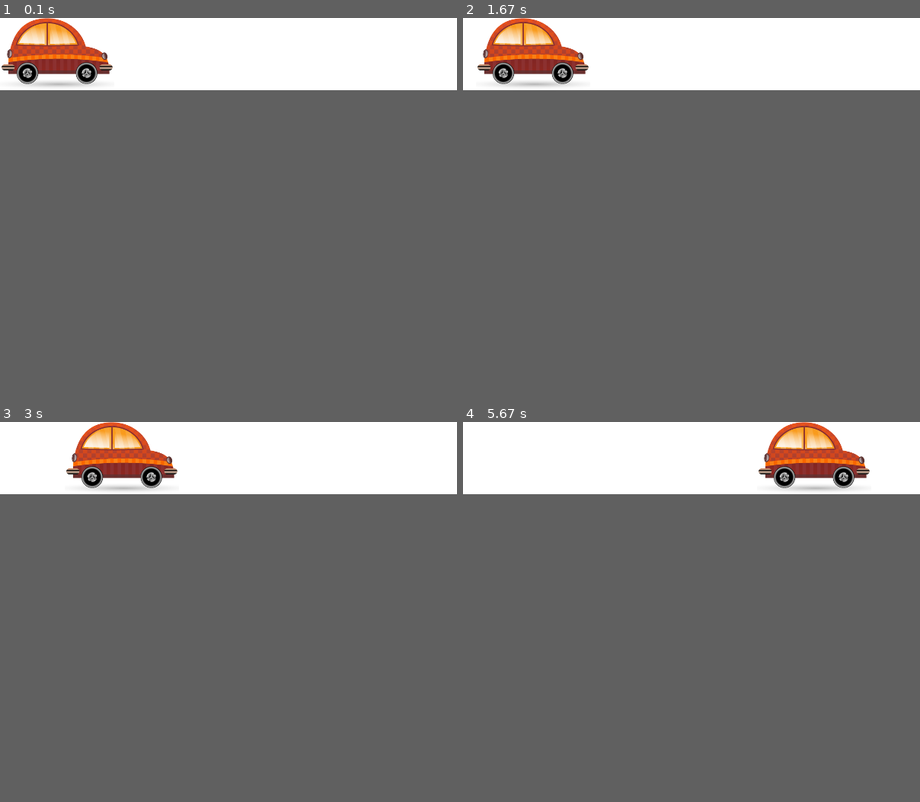
Above: before the commit, frames 1-4 (two rows, left to right).
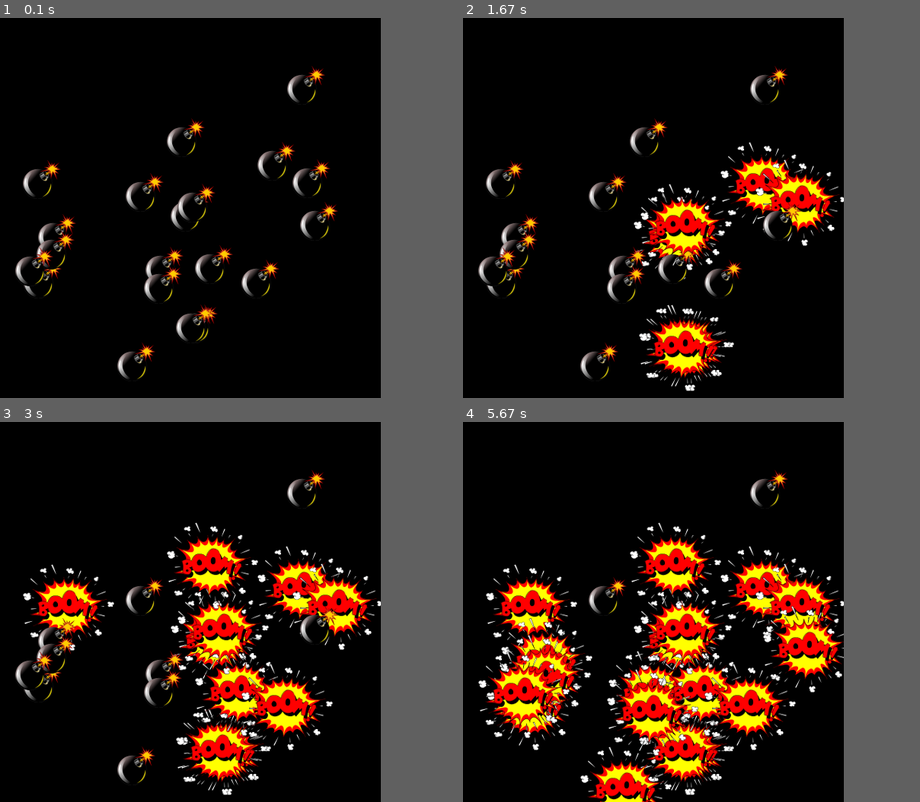
Above: after the commit, the same moments.

Repository: kate220608/py_game_test
Game: pygame game, started from game.py
The game is run twice, just before and just after one commit, with the same random seed, the same clock (stepped at 60 frames per second) and the same inputs.
Inputs (mouse positions are in pixels of both pictures, inside the frame that each line leads up to):
- Up to frame 1 (0.1 s): no input
- Up to frame 2 (1.67 s): click (654, 208) at 0.38 s; click (737, 162) at 0.72 s; click (664, 322) at 1.05 s; click (773, 177) at 1.38 s
- Up to frame 3 (3 s): click (54, 600) at 1.72 s; click (196, 653) at 2.05 s; click (178, 547) at 2.38 s; click (260, 684) at 2.72 s
- Up to frame 4 (5.67 s): click (600, 764) at 3.05 s; click (526, 650) at 3.38 s; click (627, 669) at 3.72 s; click (504, 684) at 4.05 s; click (782, 623) at 4.88 s
In our replay, the window is 600x95 before the commit and 500x500 after it. These sizes can differ from the game's own. Grey fills any space a smaller window leaves; there, only what the larger window draws over its background counts as a difference.

The runs differ from the first frame. In frame 1, 20% of the frame differs, in the area x 0-84%, y 0-95%; in frame 2, 25%; in frame 3, 30%; in frame 4, 37%, in the area x 0-89%, y 0-100%.

Commit message:
FIRST COMMIT

Diff:
--- a/game.py
+++ b/game.py
@@ -1,10 +1,11 @@
 import pygame
 import os
 import sys
+import random
 
 
 pygame.init()
-size = width, height = 600, 95
+size = width, height = 500, 500
 screen = pygame.display.set_mode(size)
 v = 1
 fps = 30
@@ -28,34 +29,28 @@
     return image
 
 
-class Car(pygame.sprite.Sprite):
-    image = load_image("car2.png")
+class Bomb(pygame.sprite.Sprite):
+    image = load_image("bomb.png")
+    image_boom = load_image("boom.png")
 
-    def __init__(self, *group):
-        super().__init__(*group)
-        self.image = Car.image
+    def __init__(self, group):
+        # НЕОБХОДИМО вызвать конструктор родительского класса Sprite.
+        # Это очень важно !!!
+        super().__init__(group)
+        self.image = Bomb.image
         self.rect = self.image.get_rect()
-        self.rect.x = 0
-        self.rect.y = 0
-        self.x = 0
-        self.right_moving = True
+        self.rect.x = random.randrange(width - 50)
+        self.rect.y = random.randrange(height - 51)
 
-    def update(self):
-        if self.right_moving:
-            self.rect = self.rect.move(self.x, 0)
-            self.x += v / fps
-        else:
-            self.rect = self.rect.move(-self.x, 0)
-            self.x -= v / fps
-        clock.tick(fps)
-        if self.rect.x + 150 >= 600:
-            self.right_moving = False
-        if self.rect.x <= 0:
-            self.right_moving = True
+    def update(self, *args):
+        if args and args[0].type == pygame.MOUSEBUTTONDOWN and \
+                self.rect.collidepoint(args[0].pos):
+            self.image = self.image_boom
 
 
 all_sprites = pygame.sprite.Group()
-Car(all_sprites)
+for _ in range(20):
+    Bomb(all_sprites)
 
 if __name__ == '__main__':
     running = True
@@ -63,8 +58,8 @@
         for event in pygame.event.get():
             if event.type == pygame.QUIT:
                 running = False
-        screen.fill((255, 255, 255))
+            all_sprites.update(event)
+        screen.fill((0, 0, 0))
         all_sprites.draw(screen)
-        all_sprites.update()
         pygame.display.flip()
     pygame.quit()
Binary file added: data/bomb.png
Binary file added: data/boom.png
Binary file removed: data/car2.png
